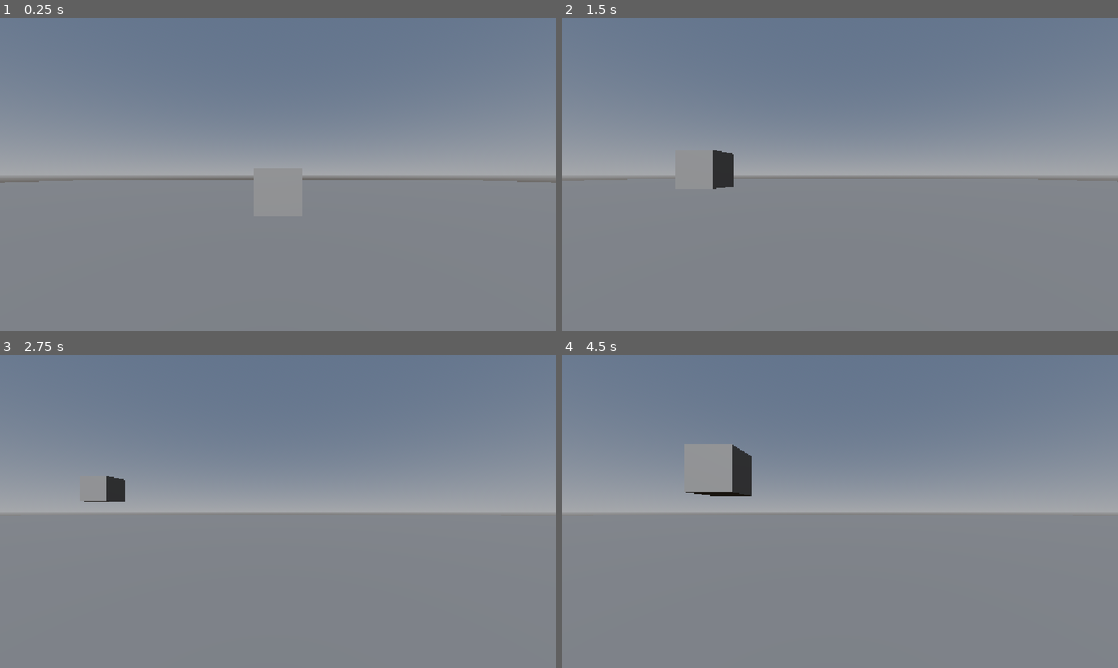
Above: before the commit, frames 1-4 (two rows, left to right).
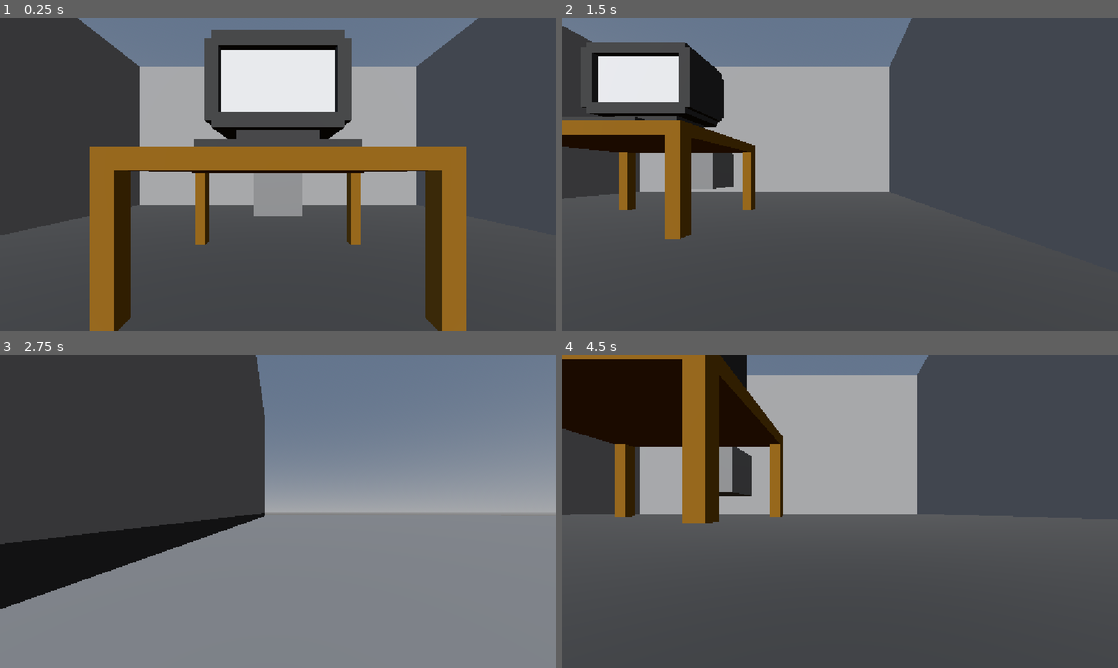
Above: after the commit, the same moments.

Repository: maxwaldman8/gmtk-2026
Game: Godot game, scene res://scenes/room.tscn
Same seed, same stepped clock (60 frames per second), same inputs: the game is played once before the commit and once after it.
Inputs:
- Up to frame 1 (0.25 s): no input
- Up to frame 2 (1.5 s): hold D (right) 0.53-1.28 s; tap Space (jump) at 0.77 s; hold S (backward) from 1.28 s (still down)
- Up to frame 3 (2.75 s): tap Space (jump) at 1.52 s; release S (backward) at 2.03 s; hold D (right) from 2.03 s (still down)
- Up to frame 4 (4.5 s): release D (right) at 2.78 s; hold W (forward) 2.78-3.53 s; tap Space (jump) at 3.02, 3.77 s; hold A (left) from 3.53 s (still down)

The runs differ from the first frame. In frame 1, 92% of the frame differs, in the area x 0-100%, y 0-100%; in frame 2, 90%; in frame 3, 31%; in frame 4, 94%.

Commit message:
Added rooom!!!

Diff:
--- a/game-game/scenes/room.tscn
+++ b/game-game/scenes/room.tscn
@@ -1,6 +1,7 @@
 [gd_scene format=3 uid="uid://brdtnepdbfuid"]
 
 [ext_resource type="PackedScene" uid="uid://b8fihxtag443g" path="res://scenes/player.tscn" id="1_36trf"]
+[ext_resource type="ArrayMesh" uid="uid://co206ettiprmy" path="res://statues/room.obj" id="2_ffxv4"]
 
 [sub_resource type="WorldBoundaryShape3D" id="WorldBoundaryShape3D_nrlmu"]
 
@@ -47,3 +48,7 @@
 
 [node name="WorldEnvironment" type="WorldEnvironment" parent="." unique_id=942846619]
 environment = SubResource("Environment_nrlmu")
+
+[node name="Room" type="MeshInstance3D" parent="." unique_id=2049584463]
+transform = Transform3D(1, 0, 0, 0, 1, 0, 0, 0, 1, 0, 0.4, -3.2)
+mesh = ExtResource("2_ffxv4")
Not shown, added: game-game/statues/room.mtl
Not shown, added: game-game/statues/room.obj
Not shown, added: game-game/statues/room.obj.import
Binary file added: game-game/statues/room.png
Not shown, added: game-game/statues/room.png.import
Not shown, added: game-game/statues/room.vox
